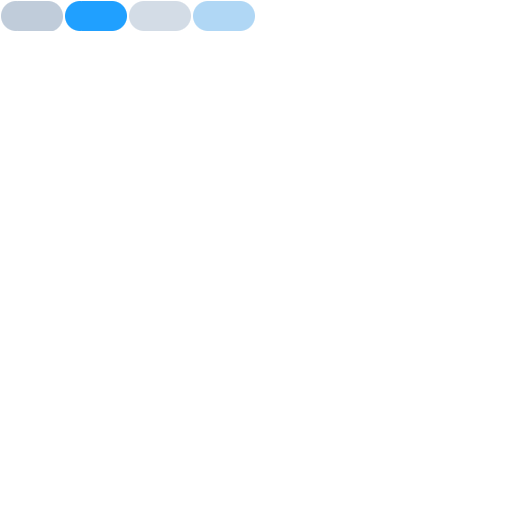
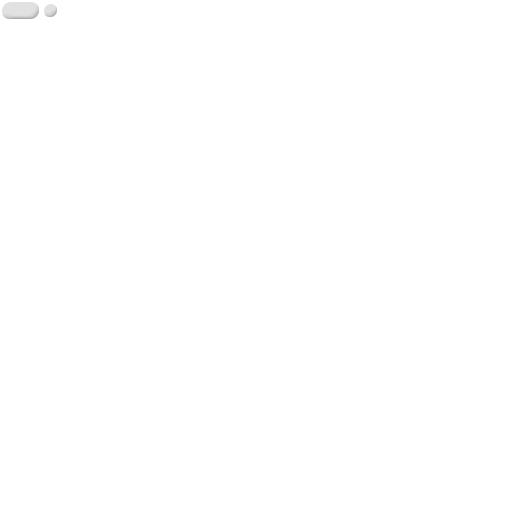
Comparing the layer stacks of the two 512px x 512px images. Changes:
painted on "Layer" over left=1, top=1, right=255, bottom=31
removed layer "Background copy" over left=1, top=1, right=127, bottom=31
